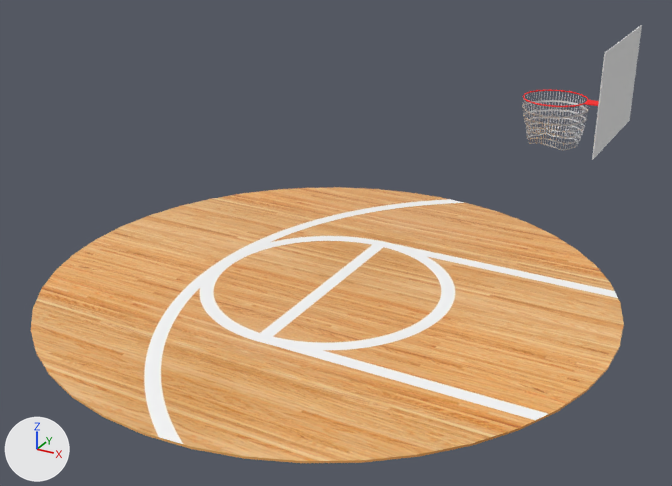
The FBX model Unity/Source/Assets/Meshes/Episode 6/Environment-Ep6.fbx as it was, and as the next commit left it.
The view is the same before and after, from a 50 mm lens placed at (51.2, -89.8, 42.8), pointed at (2.9, -1.9, -1.1). Arrows for +X, +Y and +Z are at lower left; the lights stay in place. Where no turn or scale is listed for an object, it has been applied to the vertices. Vertices at the same position are counted once.

In view in the first picture: 'BaksetballCourt', 'Fishing net'.
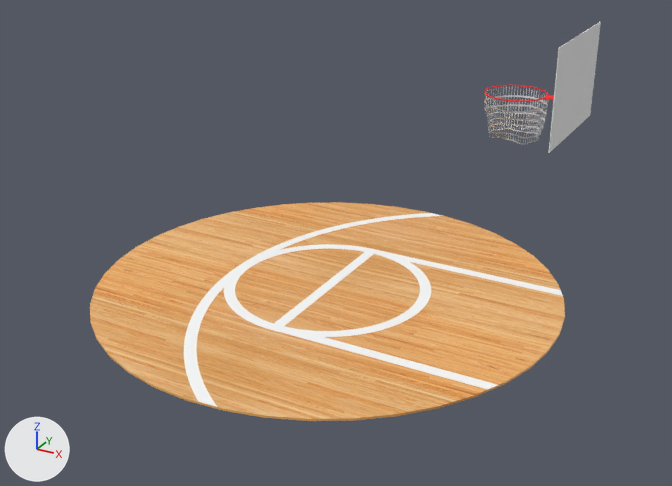
Scene script edits in JSON lines:
```json
{"block": "me_fishing_net", "where": "me_fishing_net.from_pydata(...)  # 2742 vertices, 2157 faces; spans x 23.35..32.63, y -7.25..7.25, z 14.15..25.35"}
{"block": "me_fishing_net", "where": "# used by ob_fishing_net; location = (0.0, 0.0, 0.0)"}
{"block": "me_fishing_net", "change": "me_fishing_net part 1: the whole mesh is moved by (-4.09, 0.0, 0.0)"}
{"op": "set", "path": "ob_baksetballcourt.scale", "old": "(35.5, 35.5, 0.127)", "new": "(28.9, 28.9, 0.127)"}
```

Where the change shows, as pixel boxes (x1, y1, x2, y2) in the pictures (672 x 486 px):
```json
{"object": "BaksetballCourt", "change": "rescaled", "before": [31, 187, 624, 463], "after": [90, 202, 565, 421], "on screen": "20% narrower, 21% shorter"}
{"object": "Fishing net", "change": "mesh moved", "before": [522, 25, 642, 160], "after": [484, 22, 601, 153]}
```
